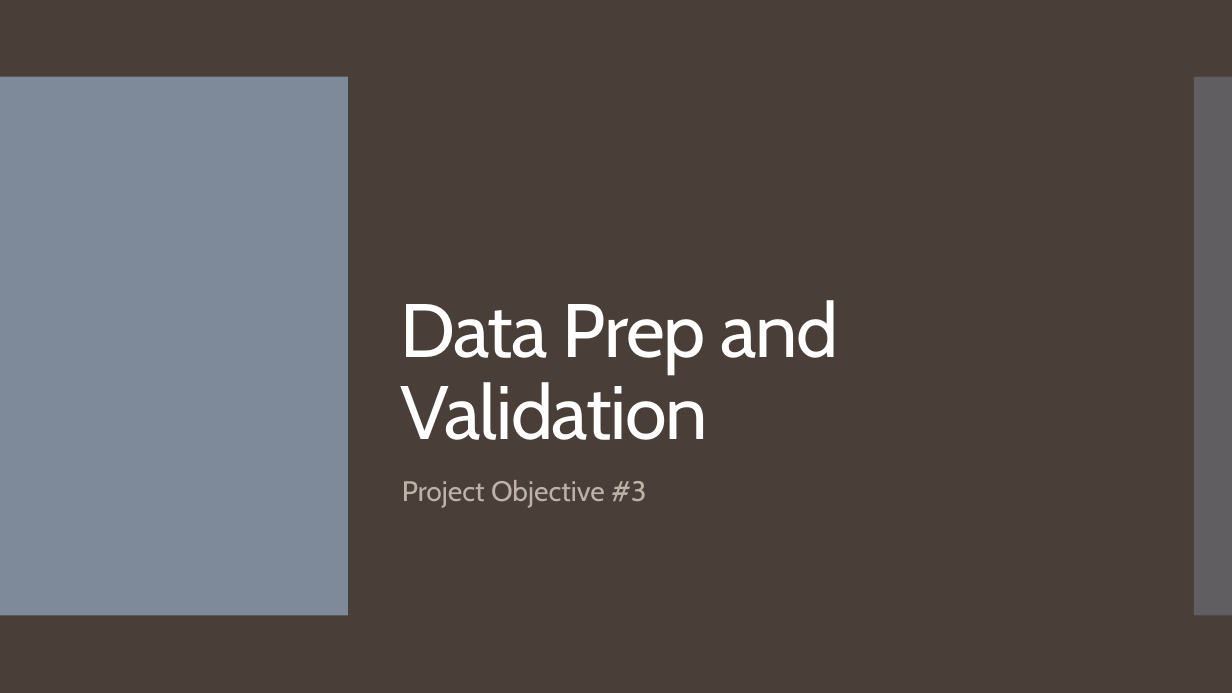
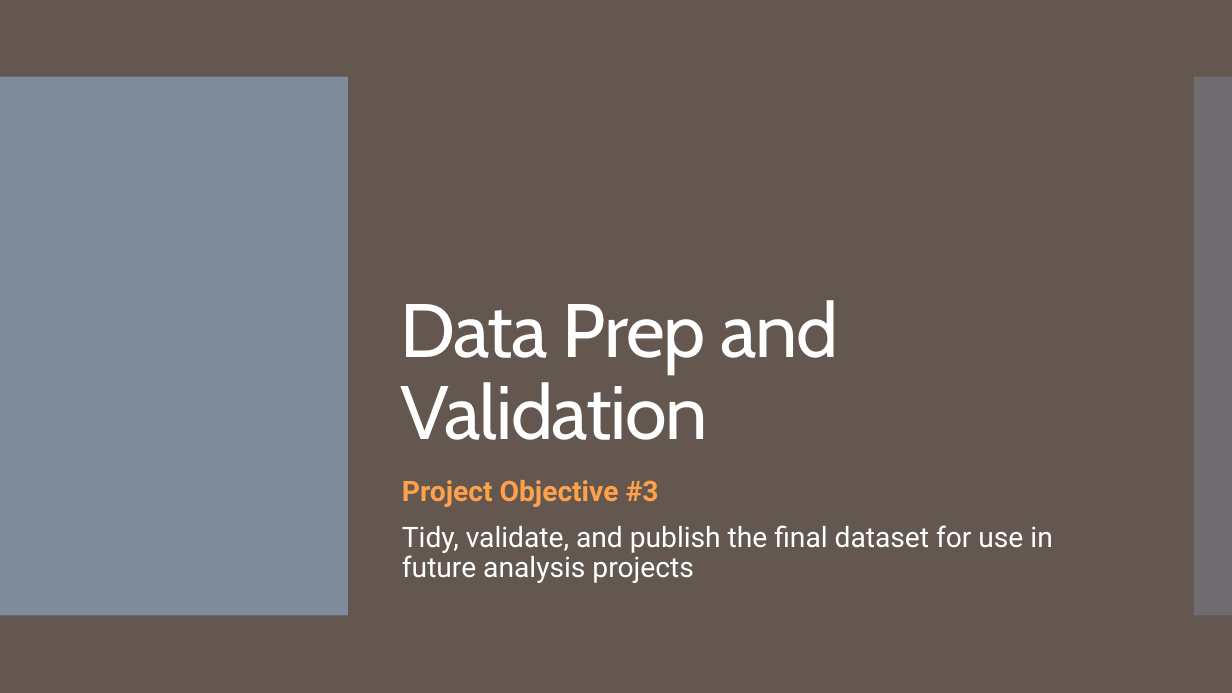
Before and after one commit to tamimcm416/congressional_data_scrape, a slide deck: slide 13 of Data Scrape and Validation Presentation.pptx. Drawn at 1232x693 pixels with LibreOffice and Linux fonts; fonts in the diff are those of the drawing. Boxes give left, top, right and bottom in pixels: in the first picture for what was removed or moved away, otherwise in the second. Text is boxed around its words. In the diff, an @@ line names an element or a change of style, - is before the commit and + after.

```diff
--- a/Data Scrape and Validation Presentation.pptx
+++ b/Data Scrape and Validation Presentation.pptx
@@ background #4A3F38 to #645851 @@
@@ text at box(402, 480, 659, 507): font Cabin to Roboto, text colour #BEB1A8 to #FFA14B, bold on in "Project Objective #3" @@
@@ text at box(402, 525, 1052, 583): paragraph added @@
+Tidy, validate, and publish the final dataset for use in future analysis projects
```
Also in this commit, not shown: 16 other slides changed, 6 slides added, 2 slides removed.
